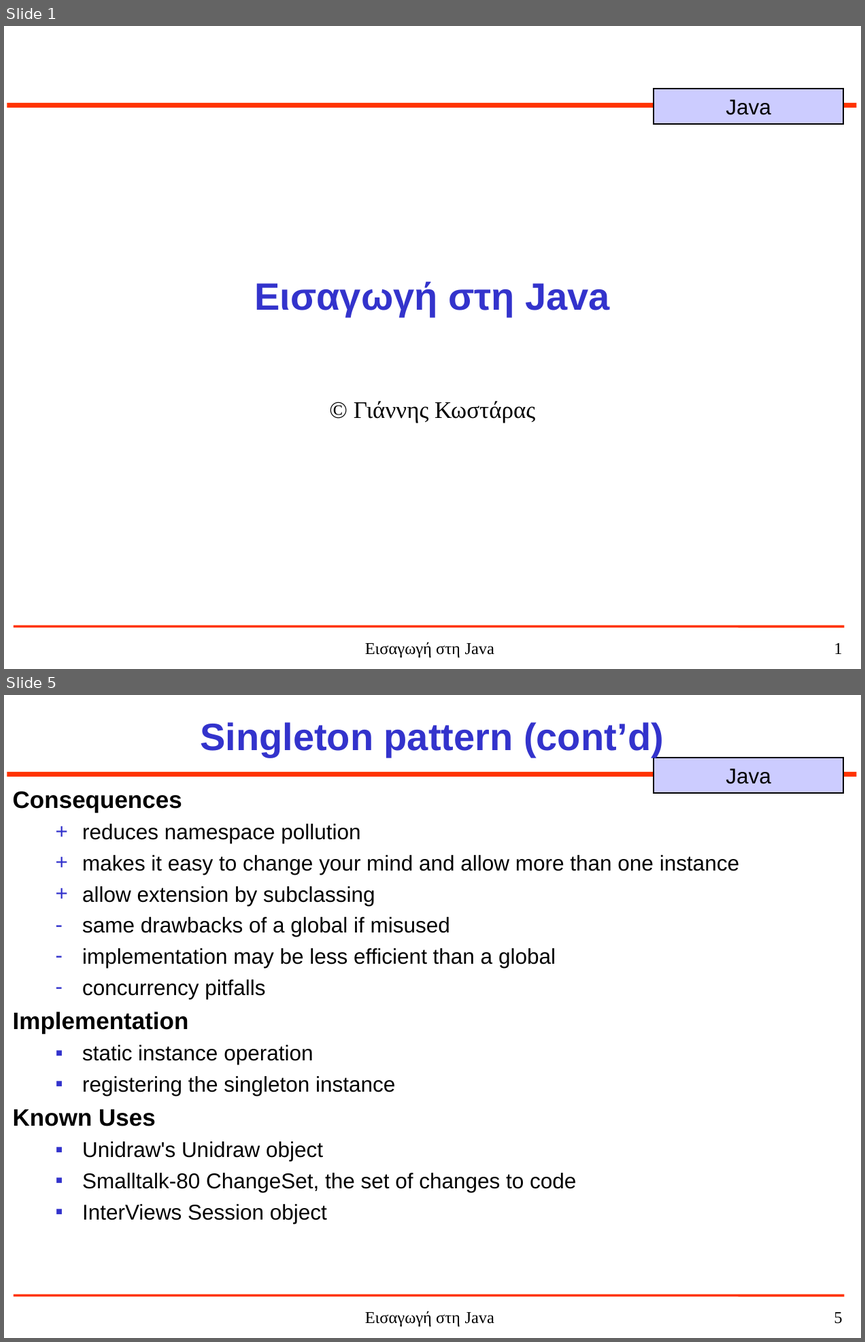
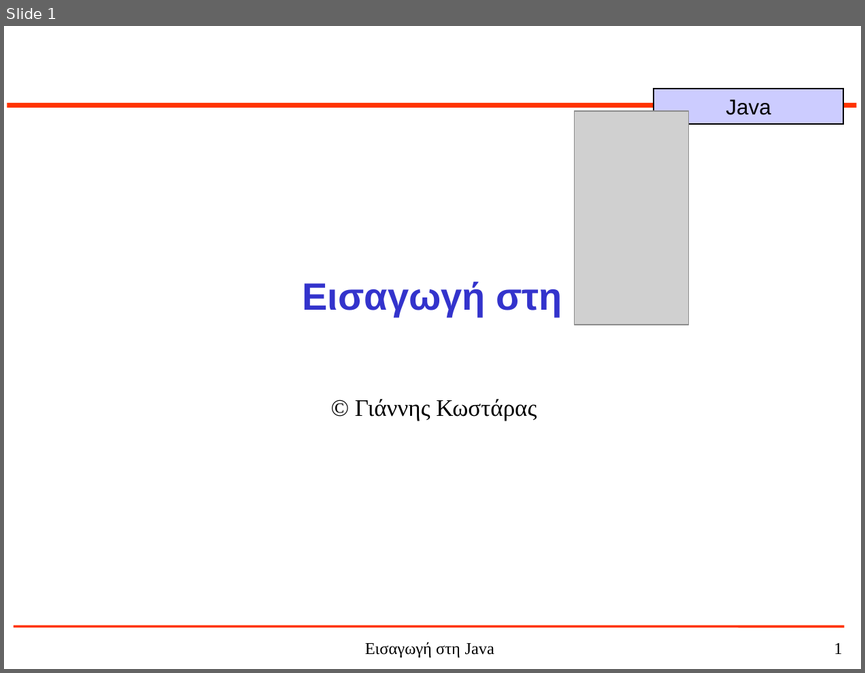
Before and after one commit to jkost/jkost.github.io, a slide deck: Java/slides/1-JavaHistory.ppt. Shown one above the other, each under a label of ours: slides 1 and 5 before the commit, slide 1 after it; the slides between them are not shown. The pictures are 865x1342 and 865x673 pixels, drawn with LibreOffice and Linux fonts; fonts in the diff are those of the drawing; grey boxes stand for pictures. Boxes give left, top, right and bottom in pixels: in the first picture for what was removed or moved away, otherwise in the second. Text is boxed around its words. In the diff, an @@ line names an element or a change of style, - is before the commit and + after.

```diff
--- a/Java/slides/1-JavaHistory.ppt
+++ b/Java/slides/1-JavaHistory.ppt
@@ slide 5 removed at bbox=[4, 695, 861, 1338], background #FFFFFF; not listed: 5 template elements that a slide beside it also shows @@
@@ title removed at bbox=[200, 722, 664, 758] @@
-Singleton pattern (cont’d)
@@ text removed at bbox=[13, 791, 739, 1223] @@
-Consequences
-  + reduces namespace pollution
-  + makes it easy to change your mind and allow more than one instance
-  + allow extension by subclassing
-  – same drawbacks of a global if misused
-  – implementation may be less efficient than a global
-  – concurrency pitfalls
-Implementation
-  ▪ static instance operation
-  ▪ registering the singleton instance
-Known Uses
-  ▪ Unidraw's Unidraw object
-  ▪ Smalltalk-80 ChangeSet, the set of changes to code
-  ▪ InterViews Session object
@@ slide 1 changed as well @@
@@ picture added at bbox=[574, 111, 689, 324] @@
@@ title at bbox=[302, 281, 562, 317]: text changed @@
-Εισαγωγή στη Java
+Εισαγωγή στη
@@ subtitle "© Γιάννης Κωστάρας": place and size @@
-subtitle "© Γιάννης Κωστάρας" at bbox=[354, 401, 535, 423]
+subtitle "© Γιάννης Κωστάρας" at bbox=[355, 399, 536, 420]
```
Also in this commit, not shown: 8 slides added, 36 other slides removed, 2 other files.
